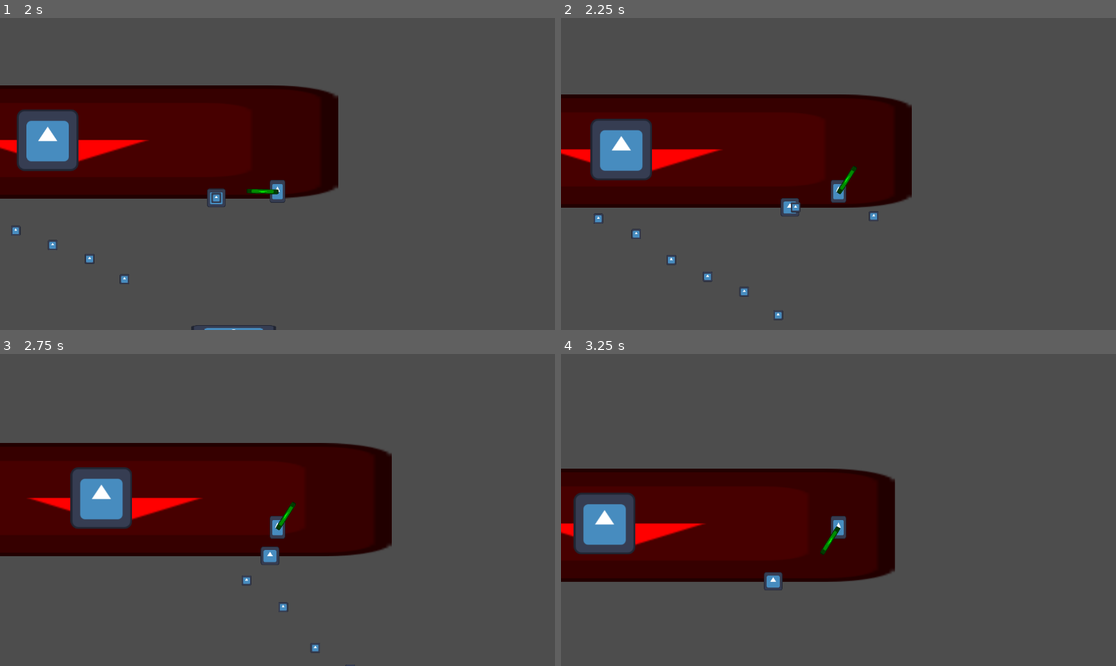
Above: before the commit, frames 1-4 (two rows, left to right).
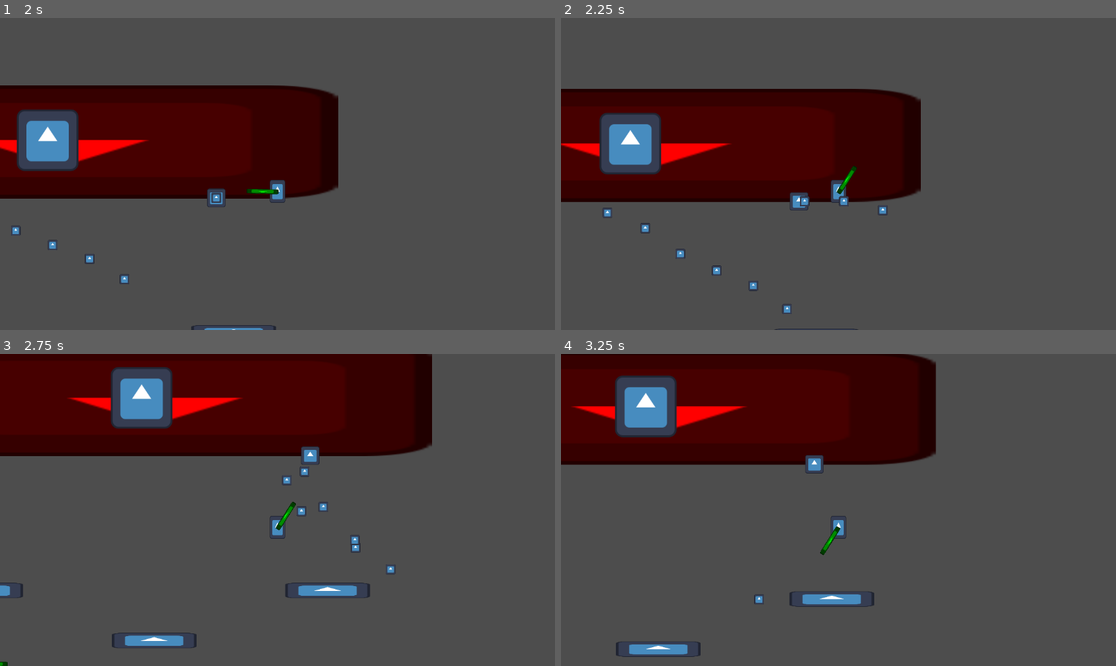
Above: after the commit, the same moments.

Repository: Cyberiada2025-2026/battle-of-pobliz
Game: Godot game, scene res://scenes/debug/battle_arena_graybox.tscn
The game is run twice, just before and just after one commit, with the same random seed, the same clock (stepped at 60 frames per second) and the same inputs. The project has no main scene, so this scene is started directly. The engine's default icon, where the game draws it, is replaced by a stand-in: a white triangle on a blue panel in a dark square.
Inputs (mouse positions are in pixels of both pictures, inside the frame that each line leads up to):
- Up to frame 1 (2 s): move the mouse to (399, 158) at 0.52 s; hold D (move_right) from 0.53 s (still down); right-click (399, 158) at 0.6 s; tap W (jump) at 0.77, 1.52 s; move the mouse to (166, 189) at 1.27 s; click (166, 189) at 1.35 s
- Up to frame 2 (2.25 s): move the mouse to (894, 105) at 2.02 s; release D (move_right) at 2.03 s; hold A (move_left) from 2.03 s (still down); right-click (894, 105) at 2.1 s
- Up to frame 3 (2.75 s): keep holding A (move_left)
- Up to frame 4 (3.25 s): move the mouse to (810, 572) at 2.77 s; release A (move_left) at 2.78 s; hold D (move_right) from 2.78 s (still down); click (810, 572) at 2.85 s; tap W (jump) at 3.02 s

Frame 1 is identical in both runs. In frame 2, 6.2% of the frame differs, in the area x 0-65%, y 22-100%; in frame 3, 44%, in the area x 0-78%, y 0-100%; in frame 4, 44%.

Commit message:
asddwdasdaw

Diff:
--- a/shared/projectiles/boss/basic_bullet.tscn
+++ b/shared/projectiles/boss/basic_bullet.tscn
@@ -7,8 +7,9 @@
 [sub_resource type="CircleShape2D" id="CircleShape2D_spvli"]
 
 [node name="BasicBullet" type="RigidBody2D" unique_id=1546428308 node_paths=PackedStringArray("damageComponent")]
-collision_layer = 513
+collision_layer = 512
 collision_mask = 769
+mass = 0.001
 gravity_scale = 0.0
 contact_monitor = true
 max_contacts_reported = 4
--- a/shared/projectiles/player/player_bullet.tscn
+++ b/shared/projectiles/player/player_bullet.tscn
@@ -7,7 +7,7 @@
 [sub_resource type="CircleShape2D" id="CircleShape2D_wemso"]
 
 [node name="Player_bullet" type="RigidBody2D" unique_id=1757667699 node_paths=PackedStringArray("damageComponent")]
-collision_layer = 257
+collision_layer = 256
 collision_mask = 769
 mass = 0.001
 gravity_scale = 0.0
